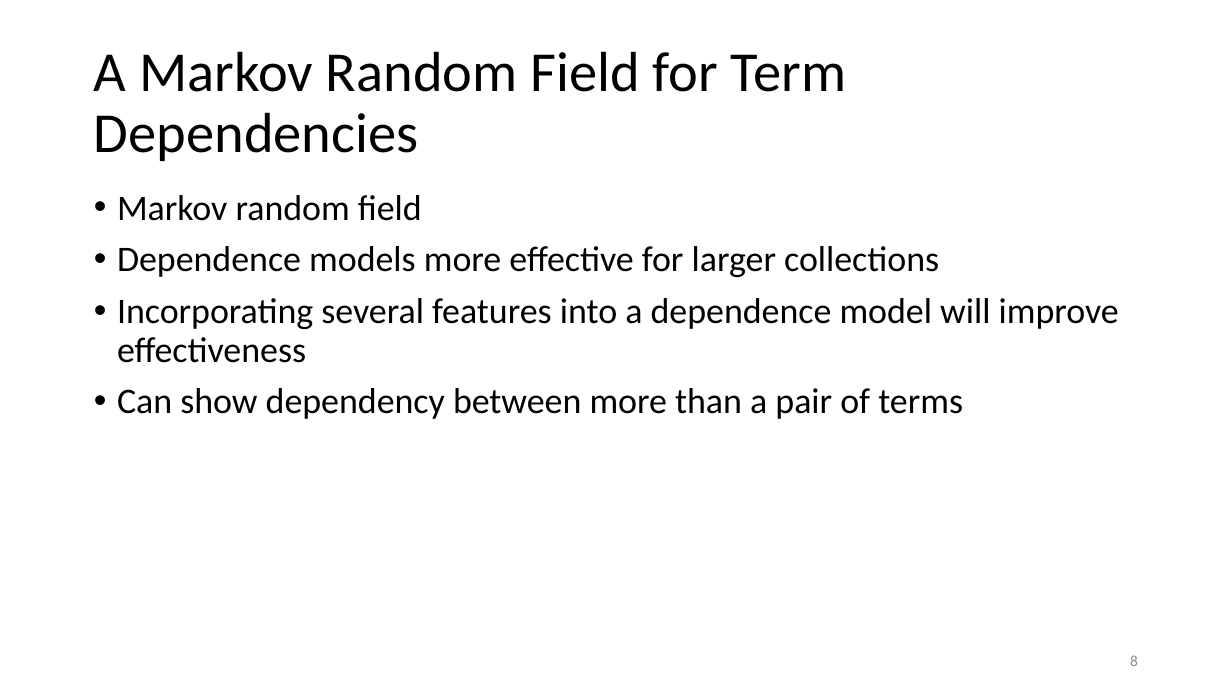
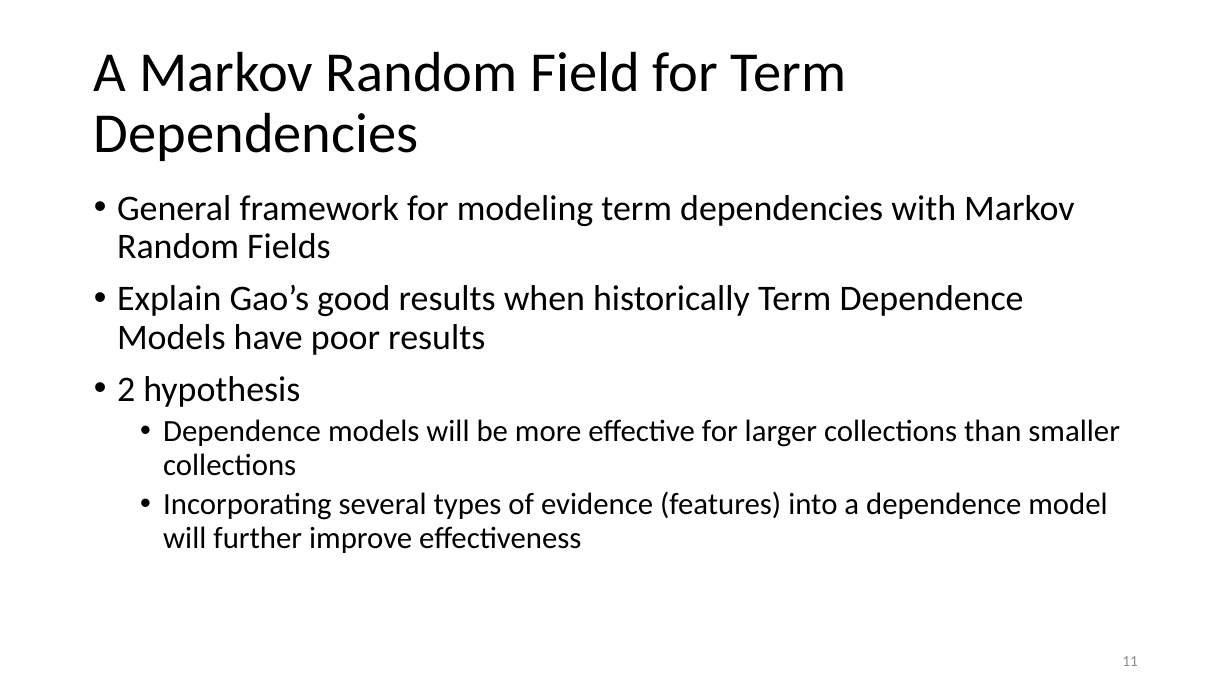
Before and after one commit to Miranda-C-Smith/cs834-f17, a slide deck: slide 11 of assignments/Presentation3/LanguageModelSlides.pptx (slide 8 before the commit). Drawn at 1232x693 pixels with LibreOffice and Linux fonts; fonts in the diff are those of the drawing. Boxes give left, top, right and bottom in pixels: in the first picture for what was removed or moved away, otherwise in the second. Text is boxed around its words. In the diff, an @@ line names an element or a change of style, - is before the commit and + after.

Commit message:
update presentation

```diff
--- a/assignments/Presentation3/LanguageModelSlides.pptx
+++ b/assignments/Presentation3/LanguageModelSlides.pptx
@@ text at (x1=117, y1=195, x2=1120, y2=553): text changed; size 28 to 24 pt @@
-• Markov random field
-• Dependence models more effective for larger collections
-• Incorporating several features into a dependence model will improve effectiveness
-• Can show dependency between more than a pair of terms
+• General framework for modeling term dependencies with Markov Random Fields
+• Explain Gao’s good results when historically Term Dependence Models have poor results
+• 2 hypothesis
+  • Dependence models will be more effective for larger collections than smaller collections
+  • Incorporating several types of evidence (features) into a dependence model will further improve effectiveness
@@ page number at (x1=1122, y1=656, x2=1138, y2=666): text changed @@
-8
+11
```
Also in this commit, not shown: 5 other slides changed, 10 slides added, 1 slide removed, 4 other files.
